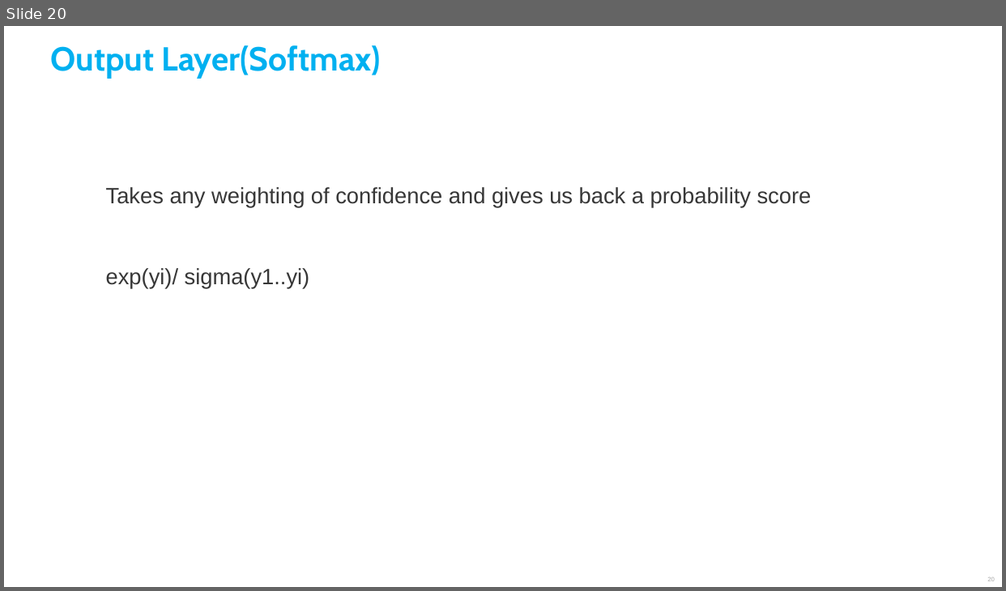
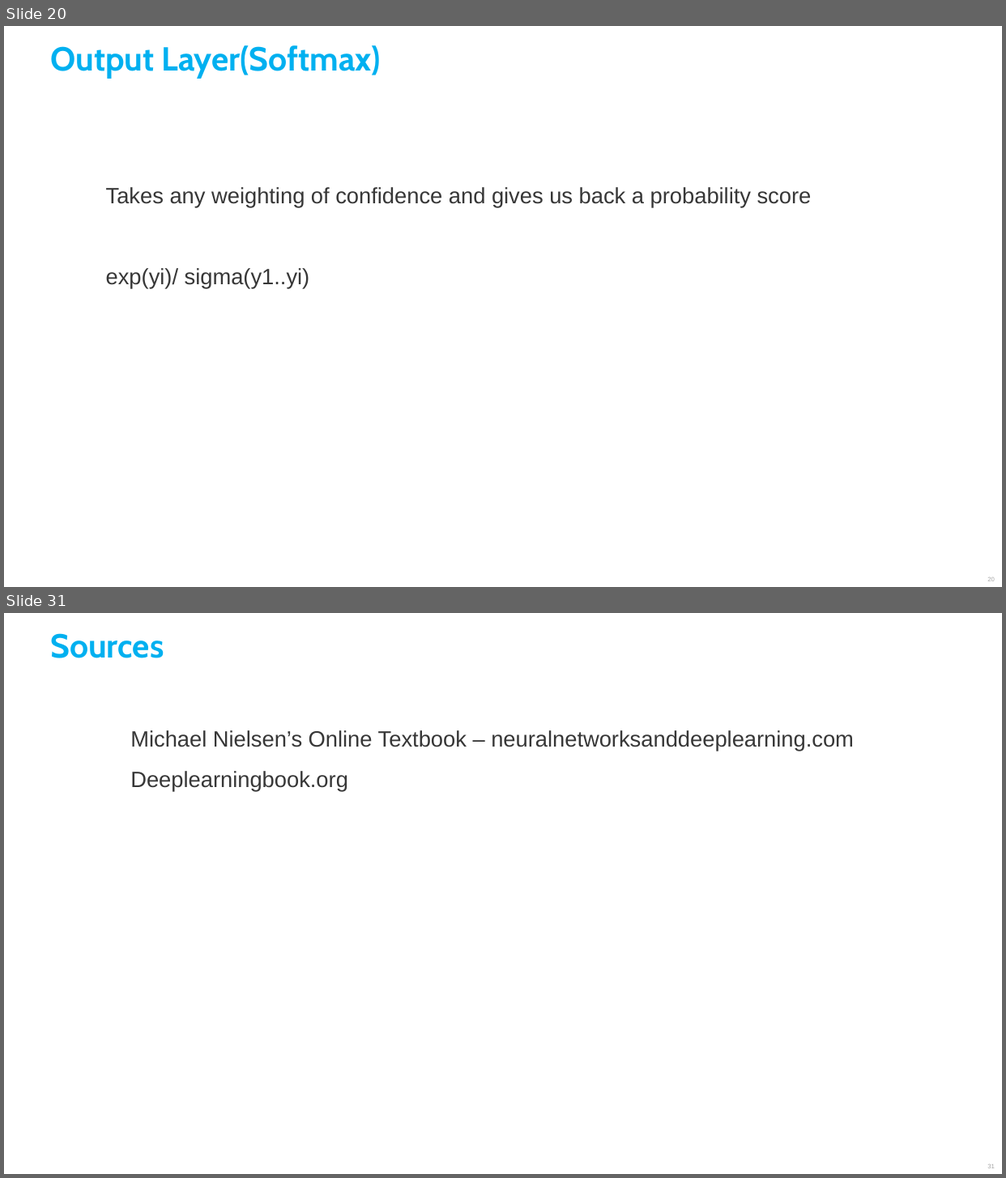
Before and after one commit to SocialDataSci/DeepLearning-Using-Keras-and-Tensorflow, a slide deck: Deep_Learning.pptx. Shown one above the other, each under a label of ours: slide 20 before the commit, slides 20 and 31 after it; the slides between them are not shown. The pictures are 1006x591 and 1006x1178 pixels, drawn with LibreOffice and Linux fonts; fonts in the diff are those of the drawing. Boxes give left, top, right and bottom in pixels: in the first picture for what was removed or moved away, otherwise in the second. Text is boxed around its words. In the diff, an @@ line names an element or a change of style, - is before the commit and + after.

```diff
--- a/Deep_Learning.pptx
+++ b/Deep_Learning.pptx
@@ slide 31 added at box(4, 613, 1002, 1174), background #FFFFFF @@
@@ text added at box(50, 633, 164, 658), 24 pt, text #00B0F0, bold @@
+Sources
@@ text added at box(130, 730, 854, 792), 16 pt, text #373737 @@
+Michael Nielsen’s Online Textbook – neuralnetworksanddeeplearning.com
+Deeplearningbook.org
@@ page number added at box(987, 1165, 995, 1169), 4.5 pt, text #A6A6A6 @@
+31
```
Also in this commit, not shown: 10 other slides added.
